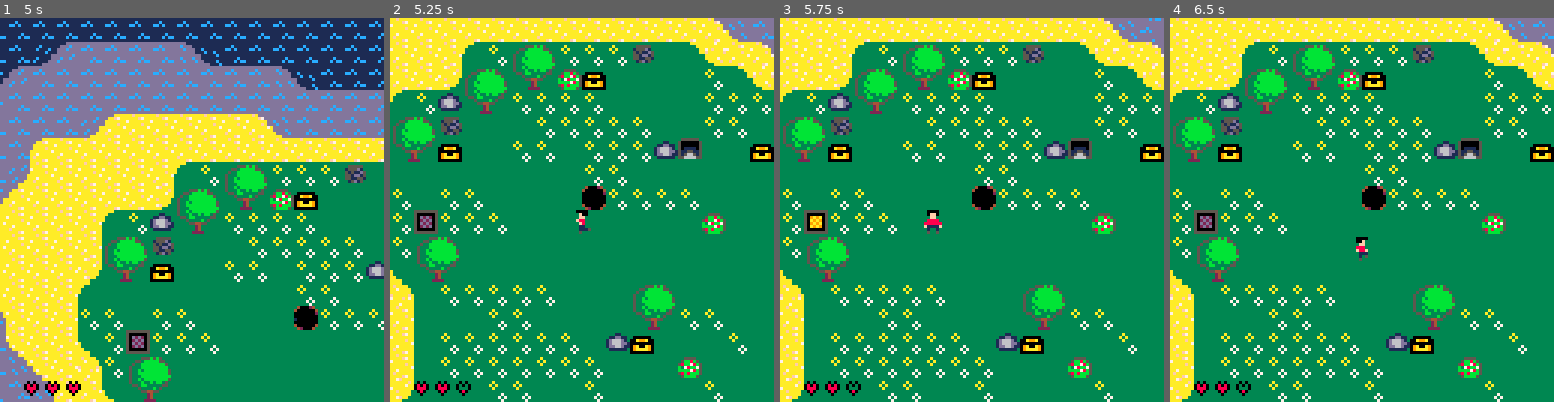
Above: before the commit, frames 1-4 (left to right).
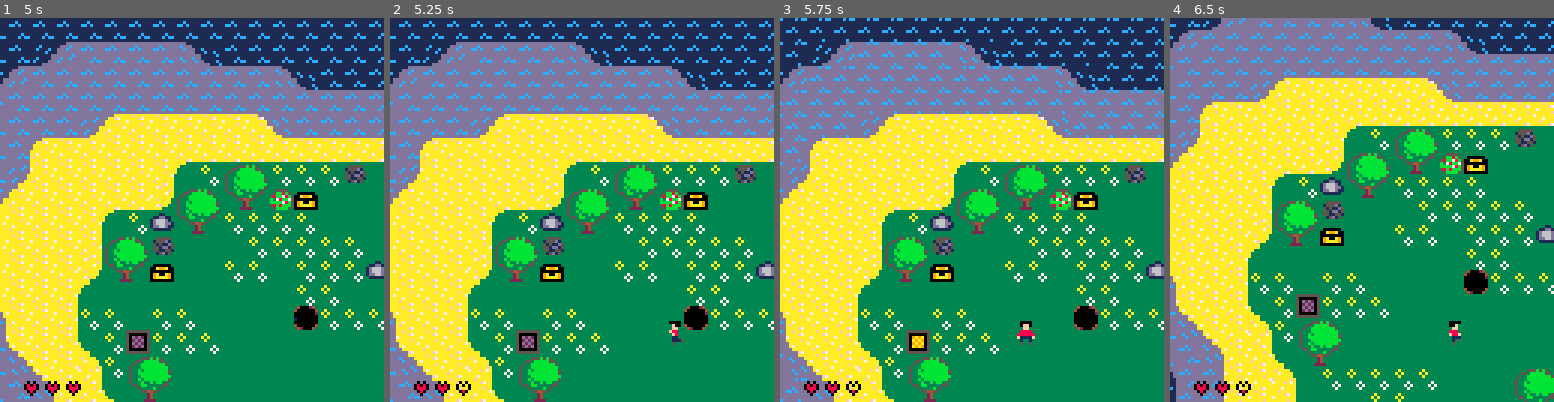
Above: after the commit, the same moments.

Repository: AbsolutRenal/Pico-8---The-Legend-of-Bobby
Game: PICO-8 cartridge bobby.p8
Same seed, same stepped clock (60 frames per second), same inputs: the game is played once before the commit and once after it.
Inputs:
- Up to frame 1 (5 s): tap X (X key) at 0.33, 1.07, 1.85, 2.97, 4.08 s; tap O (Z key) at 0.7, 1.7, 2.1, 2.5, 2.9, 3.3, 3.7, 4.1, 4.5, 4.9 s; hold Right 1.6-2.1 s; hold Up 2.15-2.42 s; hold Right 2.47-3.03 s; hold Left 3.08-3.58 s; hold Down 3.63-3.97 s; hold Right 4.02-4.68 s; hold Up from 4.73 s (still down)
- Up to frame 2 (5.25 s): release Up at 5.03 s; hold Left from 5.08 s (still down); tap X (X key) at 5.2 s
- Up to frame 3 (5.75 s): tap O (Z key) at 5.3, 5.7 s; release Left at 5.68 s; hold Down from 5.73 s (still down)
- Up to frame 4 (6.5 s): release Down at 6.03 s; hold Right from 6.08 s (still down); tap O (Z key) at 6.1 s; tap X (X key) at 6.32 s

Frame 1 is identical in both runs. In frame 2, 63% of the frame differs, in the area x 0-100%, y 0-100%; in frame 3, 63%; in frame 4, 60%.

Commit message:
fix falling in hole respawn

Diff:
--- a/bobby.p8
+++ b/bobby.p8
@@ -336,10 +336,10 @@
 end
 
 function falling_anim()
- local current_position = get_bobby_mid()
- local last_safe = {x=current_position.x - bobby.sx, y=current_position.y - bobby.sy}
+ local last_safe = {x=bobby.x - bobby.sx*8, y=bobby.y - bobby.sy*8}
  teleport_bobby_stretch(true, 1, 1)
- teleport_bobby_to(last_safe, 0, 0)
+ bobby.x = last_safe.x
+ bobby.y = last_safe.y
  injured(hole_damage)
 end
 
